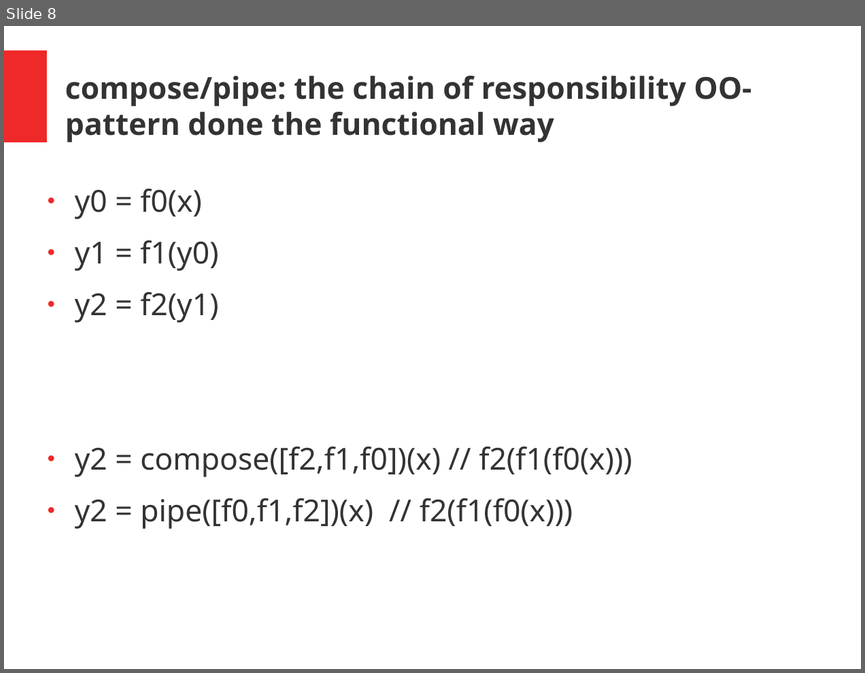
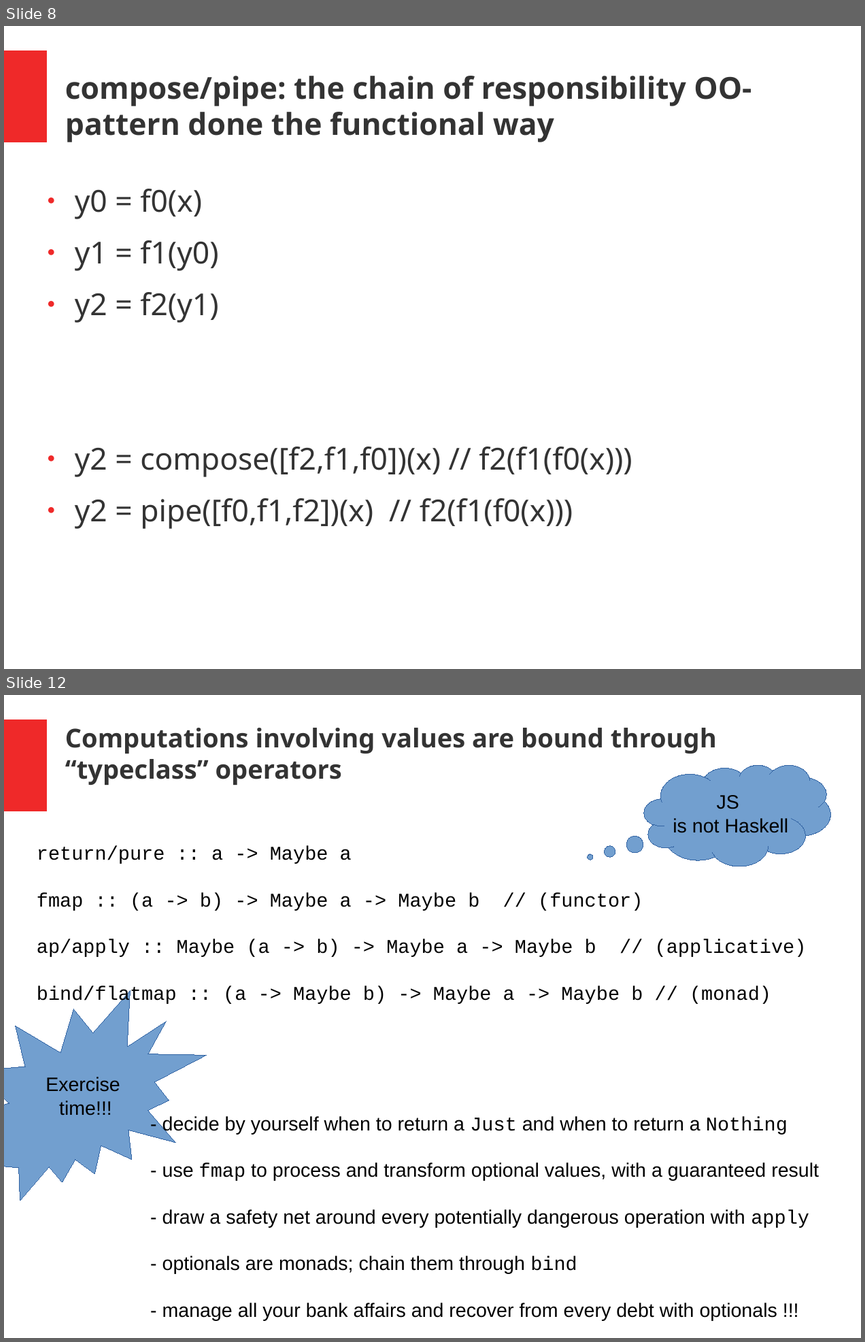
Before and after one commit to Muzietto/funzionale-alla-statale, a slide deck: presentations/ew_fp_js_slides.pptx. Shown one above the other, each under a label of ours: slide 8 before the commit, slides 8 and 12 after it; the slides between them are not shown. The pictures are 865x673 and 865x1342 pixels, drawn with LibreOffice and Linux fonts; fonts in the diff are those of the drawing. Boxes give left, top, right and bottom in pixels: in the first picture for what was removed or moved away, otherwise in the second. Text is boxed around its words. In the diff, an @@ line names an element or a change of style, - is before the commit and + after.

Commit message:
slides on day two

```diff
--- a/presentations/ew_fp_js_slides.pptx
+++ b/presentations/ew_fp_js_slides.pptx
@@ slide 12 added at [4, 695, 861, 1338], background #FFFFFF; not listed: 1 template element that a slide beside it also shows @@
@@ text added at [65, 728, 717, 785], 24 pt, text #333333, bold @@
+Computations involving values are bound through “typeclass” operators
@@ thought cloud added at [644, 765, 830, 866], fill #729FCF, outline #3465A4 0.75 pt, 18 pt, text #000000 @@
+JS
+is not Haskell
@@ text added at [37, 846, 806, 1005], 18 pt, text #000000 @@
+return/pure :: a -> Maybe a
+fmap :: (a -> b) -> Maybe a -> Maybe b // (functor)
+ap/apply :: Maybe (a -> b) -> Maybe a -> Maybe b // (applicative)
+bind/flatmap :: (a -> Maybe b) -> Maybe a -> Maybe b // (monad)
@@ freeform shape added at [4, 990, 206, 1200], fill #729FCF, outline #3465A4 0.75 pt, 18 pt, text #000000 @@
+Exercise
+time!!!
@@ text added at [162, 1116, 819, 1320], 18 pt, text #000000 @@
+- decide by yourself when to return a Just and when to return a Nothing
+- use fmap to process and transform optional values, with a guaranteed result
+- draw a safety net around every potentially dangerous operation with apply
+- optionals are monads; chain them through bind
+- manage all your bank affairs and recover from every debt with optionals !!!
```
Also in this commit, not shown: 2 slides changed, 2 other slides added.
